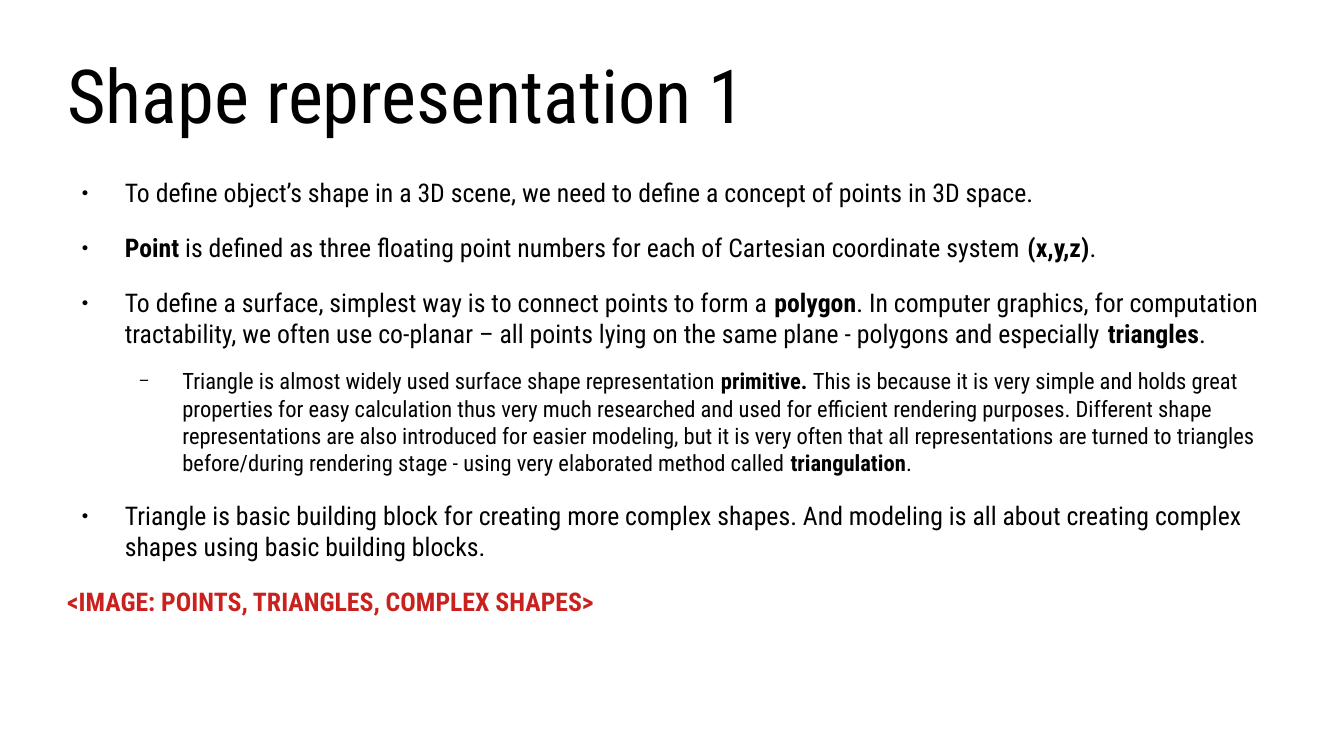
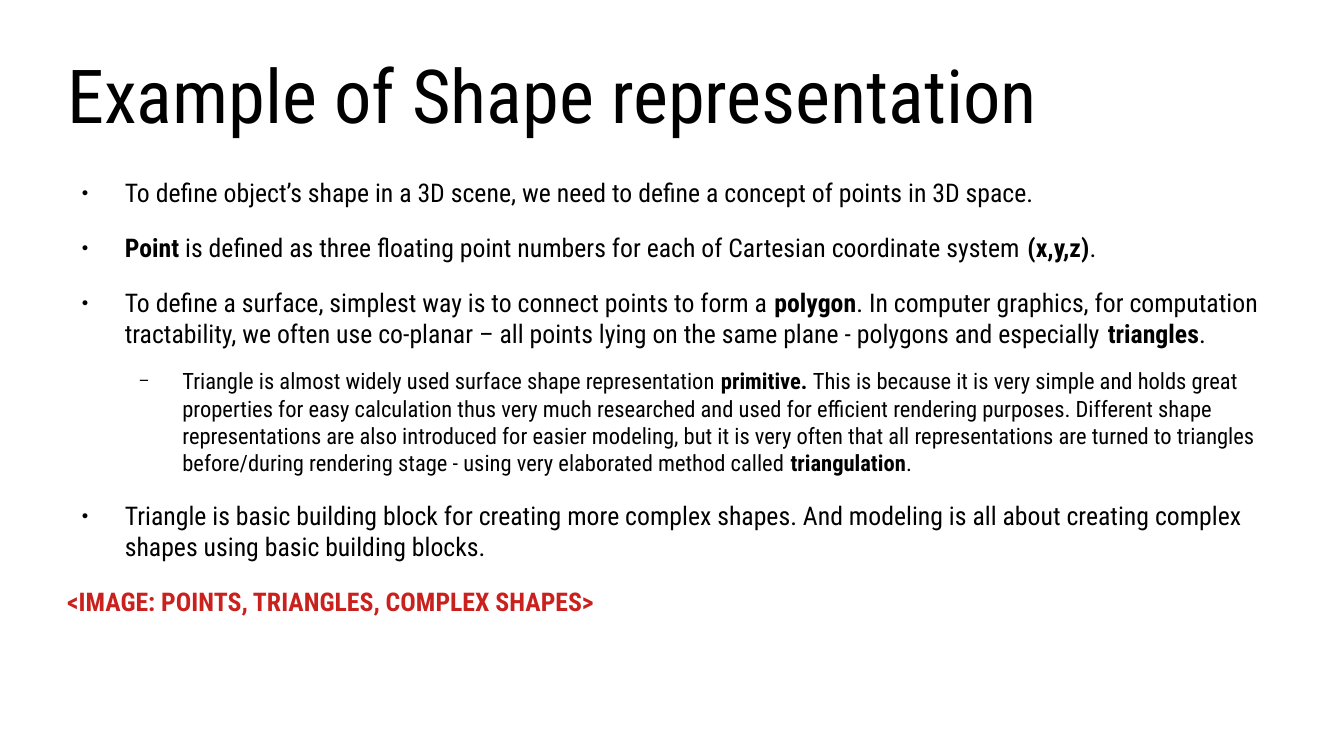
Before and after one commit to lorentzo/IntroductionToComputerGraphics, a slide deck: slide 13 of lectures/2_overview_computer_image_generation/computer_image_generation_overview.odp. Drawn at 1344x756 pixels with LibreOffice and Linux fonts; fonts in the diff are those of the drawing. Boxes give left, top, right and bottom in pixels: in the first picture for what was removed or moved away, otherwise in the second. Text is boxed around its words. In the diff, an @@ line names an element or a change of style, - is before the commit and + after.

```diff
--- a/lectures/2_overview_computer_image_generation/computer_image_generation_overview.odp
+++ b/lectures/2_overview_computer_image_generation/computer_image_generation_overview.odp
@@ title at (67,66,1037,138): text changed @@
-Shape representation 1
+Example of Shape representation
```
Also in this commit, not shown: 4 other slides changed, 1 slide added, 4 slides removed, 7 other files.
